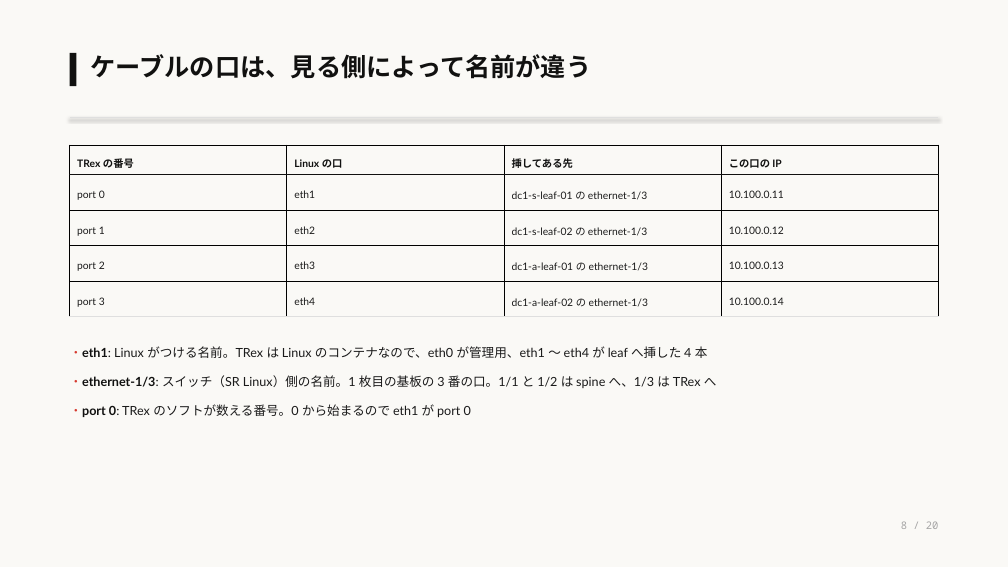
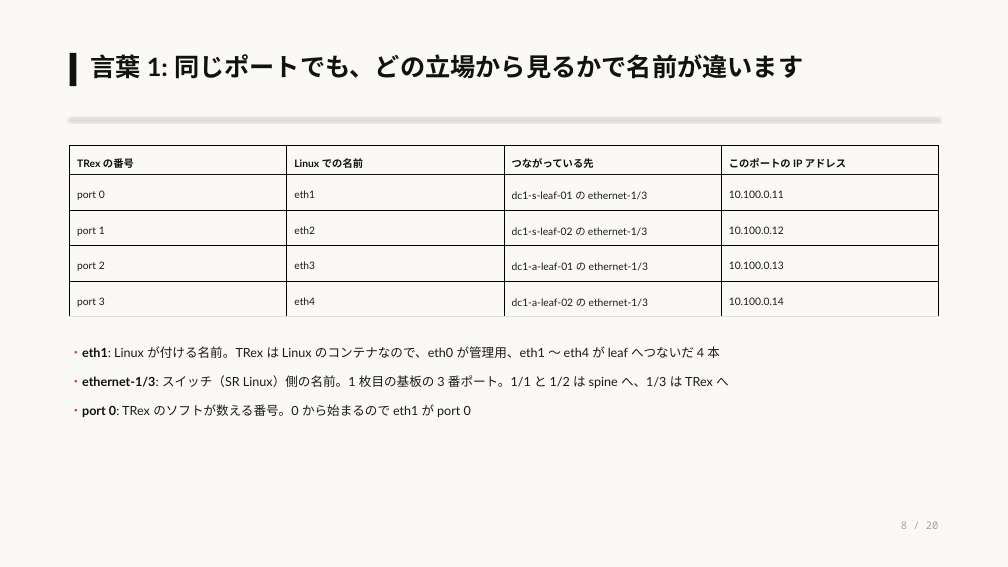
Before and after one commit to eddie-eights/nwc-poc, a slide deck: slide 8 of docs/lab-network-architecter.pptx. Drawn at 1008x567 pixels with LibreOffice and Linux fonts; fonts in the diff are those of the drawing. Boxes give left, top, right and bottom in pixels: in the first picture for what was removed or moved away, otherwise in the second. Text is boxed around its words. In the diff, an @@ line names an element or a change of style, - is before the commit and + after.

```diff
--- a/docs/lab-network-architecter.pptx
+++ b/docs/lab-network-architecter.pptx
@@ text at bbox=[91, 54, 803, 79]: text changed @@
-ケーブルの口は、見る側によって名前が違う
+言葉 1: 同じポートでも、どの立場から見るかで名前が違います
@@ table at bbox=[70, 145, 938, 317] @@
-row 1: TRex の番号 | Linux の口 | 挿してある先 | この口の IP
+row 1: TRex の番号 | Linux での名前 | つながっている先 | このポートの IP アドレス
@@ text at bbox=[70, 346, 729, 388]: text changed @@
-・eth1: Linux がつける名前。TRex は Linux のコンテナなので、eth0 が管理用、eth1 〜 eth4 が leaf へ挿した 4 本
-・ethernet-1/3: スイッチ（SR Linux）側の名前。1 枚目の基板の 3 番の口。1/1 と 1/2 は spine へ、1/3 は TRex へ
+・eth1: Linux が付ける名前。TRex は Linux のコンテナなので、eth0 が管理用、eth1 〜 eth4 が leaf へつないだ 4 本
+・ethernet-1/3: スイッチ（SR Linux）側の名前。1 枚目の基板の 3 番ポート。1/1 と 1/2 は spine へ、1/3 は TRex へ
```
Also in this commit, not shown: 19 other slides changed, 1 other file.
